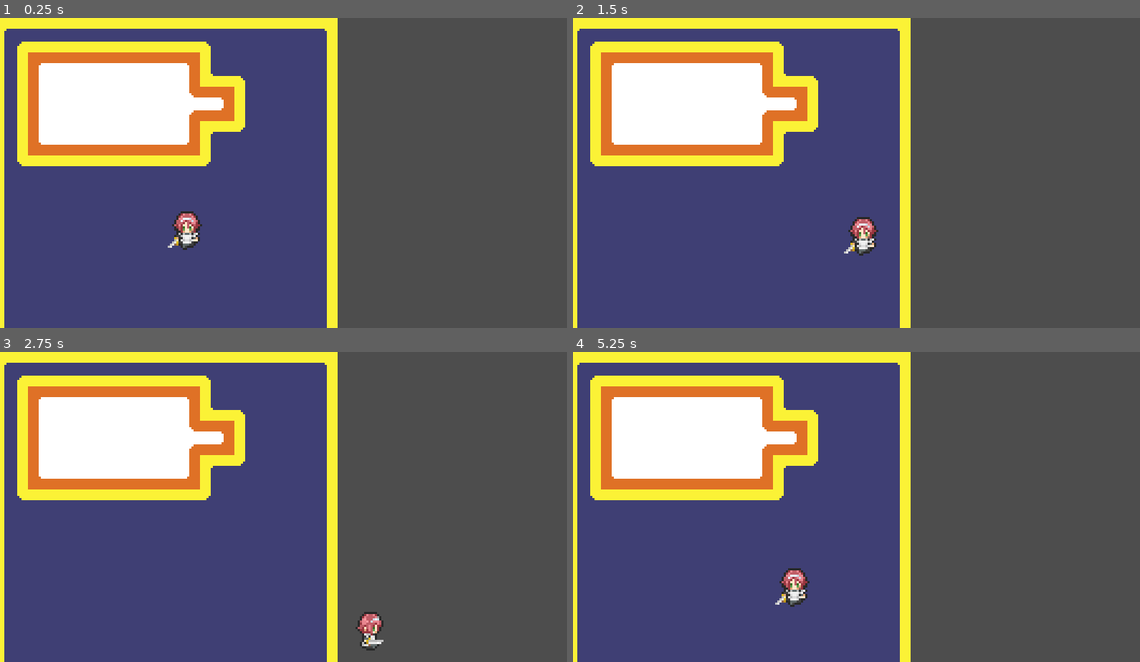
Above: before the commit, frames 1-4 (two rows, left to right).
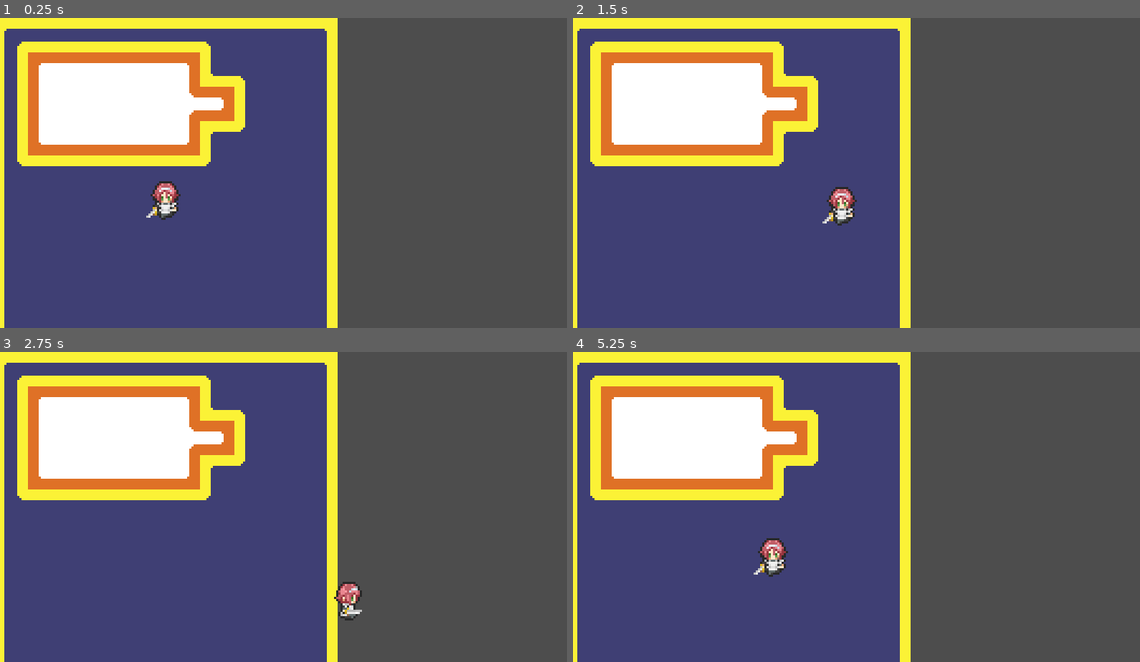
Above: after the commit, the same moments.

Repository: Boyquotes/reversibledungeons
Game: Godot game, scene res://Dungeon.tscn
Same seed, same stepped clock (60 frames per second), same inputs: the game is played once before the commit and once after it.
Inputs:
- Up to frame 1 (0.25 s): no input
- Up to frame 2 (1.5 s): tap Enter at 0.5 s; hold Right (ui_right) 0.53-1.28 s; hold Down (ui_down) from 1.28 s (still down)
- Up to frame 3 (2.75 s): release Down (ui_down) at 2.03 s; hold Right (ui_right) from 2.03 s (still down)
- Up to frame 4 (5.25 s): release Right (ui_right) at 2.78 s; hold Up (ui_up) 2.78-3.53 s; hold Left (ui_left) 3.53-5.03 s; hold Down (ui_down) from 5.03 s (still down)

The runs differ from the first frame. In frame 1, 1.0% of the frame differs, in the area x 25-36%, y 52-75%; in frame 2, 1.0%; in frame 3, 0.8%; in frame 4, 1.0%.

Commit message:
Dungeonにバージョン情報を出せるようにした

Diff:
--- a/Dungeon.tscn
+++ b/Dungeon.tscn
@@ -1,8 +1,9 @@
-[gd_scene load_steps=4 format=3 uid="uid://d3up6ai8x1cb3"]
+[gd_scene load_steps=5 format=3 uid="uid://d3up6ai8x1cb3"]
 
 [ext_resource type="TileSet" uid="uid://oujiluxb5tdj" path="res://Level/TileSet/SampleTileSet.tres" id="1"]
 [ext_resource type="Script" path="res://Level/Level.gd" id="1_enjv2"]
 [ext_resource type="PackedScene" uid="uid://dvgpmrw538b4y" path="res://Player/Player.tscn" id="3"]
+[ext_resource type="Script" path="res://Version.gd" id="4_4wygk"]
 
 [node name="Dungeon" type="Node2D"]
 script = ExtResource("1_enjv2")
@@ -12,17 +13,17 @@
 format = 2
 
 [node name="Player" parent="." instance=ExtResource("3")]
-centered = false
 
 [node name="Camera2D" type="Camera2D" parent="."]
 anchor_mode = 0
 current = true
 zoom = Vector2(3, 3)
 
-[node name="RichTextLabel" type="RichTextLabel" parent="."]
-offset_left = 242.0
-offset_top = 147.0
-offset_right = 318.0
-offset_bottom = 172.0
-theme_override_font_sizes/normal_font_size = 16
-text = "4.0 Beta4"
+[node name="Label" type="Label" parent="."]
+offset_left = 1.0
+offset_top = 137.0
+offset_right = 320.0
+offset_bottom = 173.0
+horizontal_alignment = 2
+vertical_alignment = 2
+script = ExtResource("4_4wygk")
--- /dev/null
+++ b/Version.gd
@@ -0,0 +1,12 @@
+extends Label
+
+
+# Called when the node enters the scene tree for the first time.
+func _ready():
+    var version = Engine.get_version_info()
+    text = version.string
+
+
+# Called every frame. 'delta' is the elapsed time since the previous frame.
+func _process(delta):
+    pass
